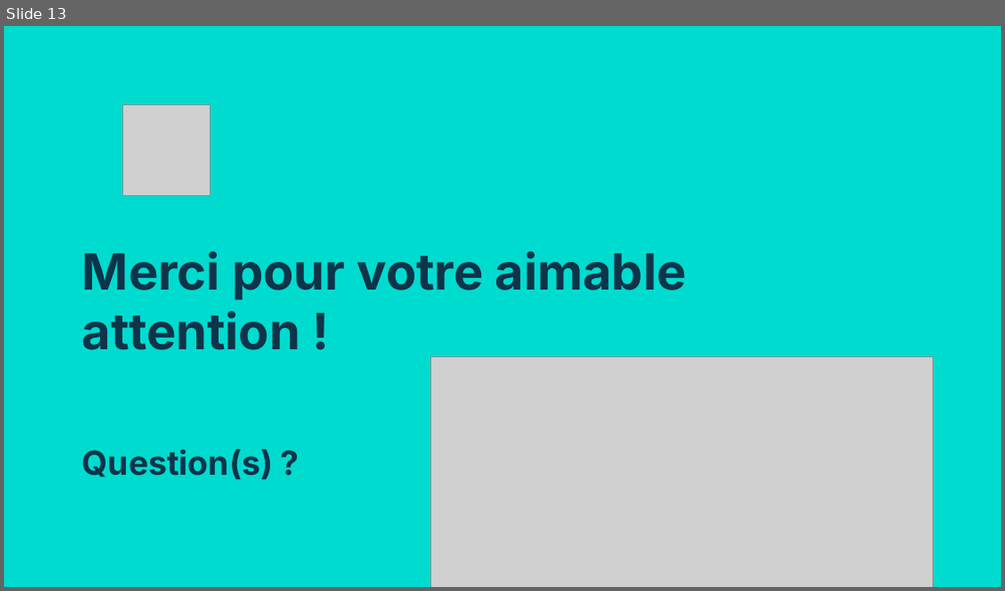
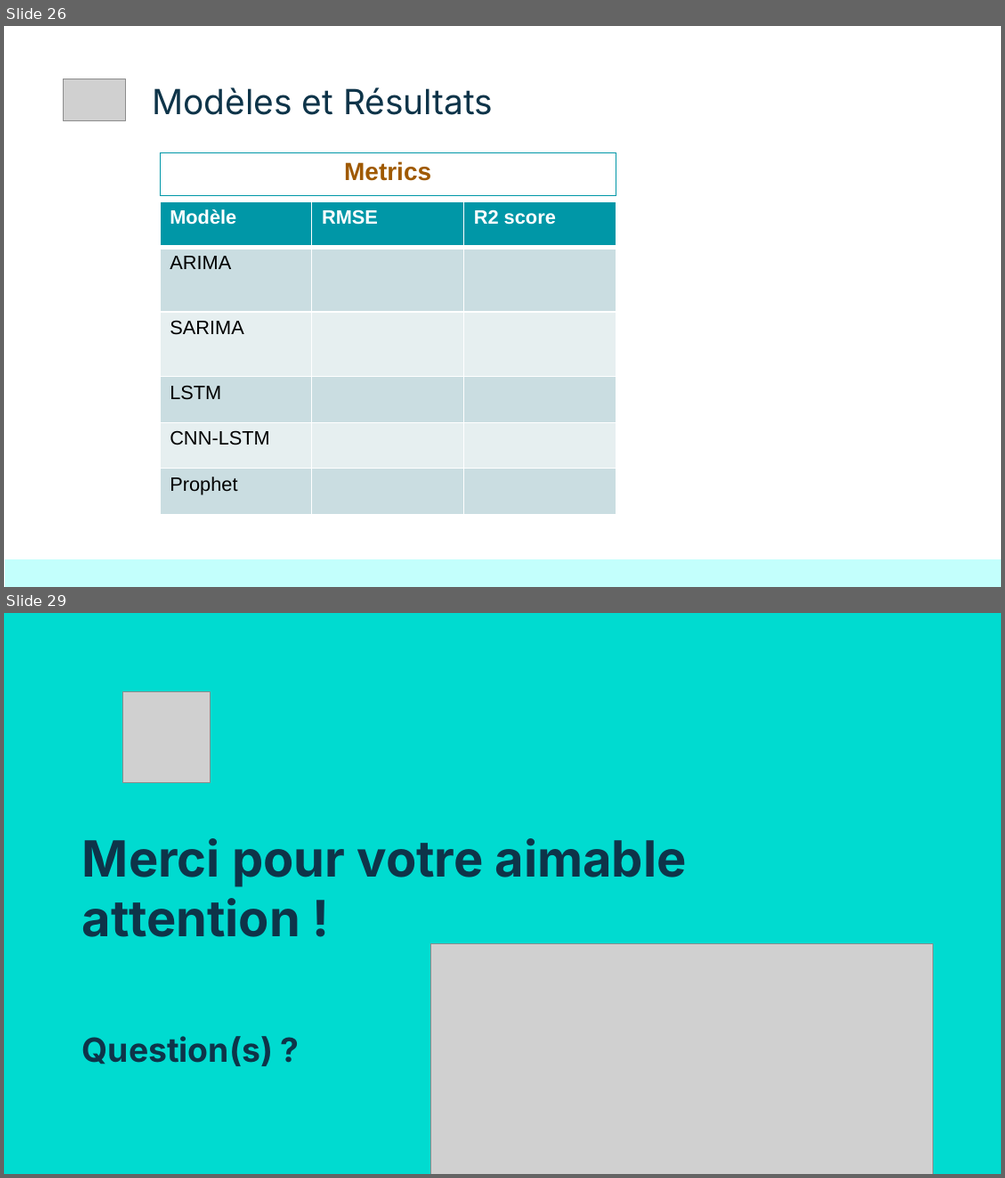
Before and after one commit to baigalmaa-baatar/Predict-energy-consumption, a slide deck: modeling/Final_Project_Slides.pptx. Shown one above the other, each under a label of ours: slide 13 before the commit, slides 26 and 29 after it; the slides between them are not shown. The pictures are 1005x591 and 1005x1178 pixels, drawn with LibreOffice and Linux fonts; fonts in the diff are those of the drawing; grey boxes stand for pictures. Boxes give left, top, right and bottom in pixels: in the first picture for what was removed or moved away, otherwise in the second. Text is boxed around its words. In the diff, an @@ line names an element or a change of style, - is before the commit and + after.

```diff
--- a/modeling/Final_Project_Slides.pptx
+++ b/modeling/Final_Project_Slides.pptx
@@ slide 26 added at (4, 26, 1001, 587), background #FFFFFF @@
@@ picture added at (63, 79, 126, 120) @@
@@ title added at (153, 87, 493, 115), 25 pt, text #0E3449 @@
+Modèles et Résultats
@@ table added at (160, 152, 615, 480), 1 rows, 1 columns @@
+Metrics
@@ table added at (160, 201, 614, 528), 6 rows, 3 columns @@
+Modèle | RMSE | R2 score
+ARIMA |  | 
+SARIMA |  | 
+LSTM |  | 
+CNN-LSTM |  | 
+Prophet |  | 
@@ rectangle added at (5, 559, 1001, 586), fill #C3FFFC @@
@@ what was slide 13 is now slide 29 @@
```
Also in this commit, not shown: 5 slides changed, 18 other slides added, 3 slides removed.
